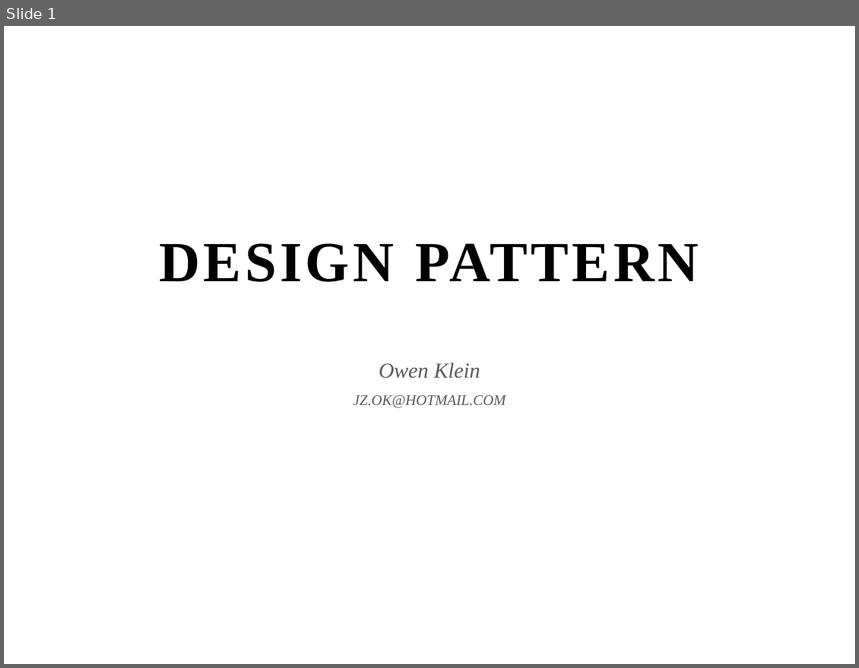
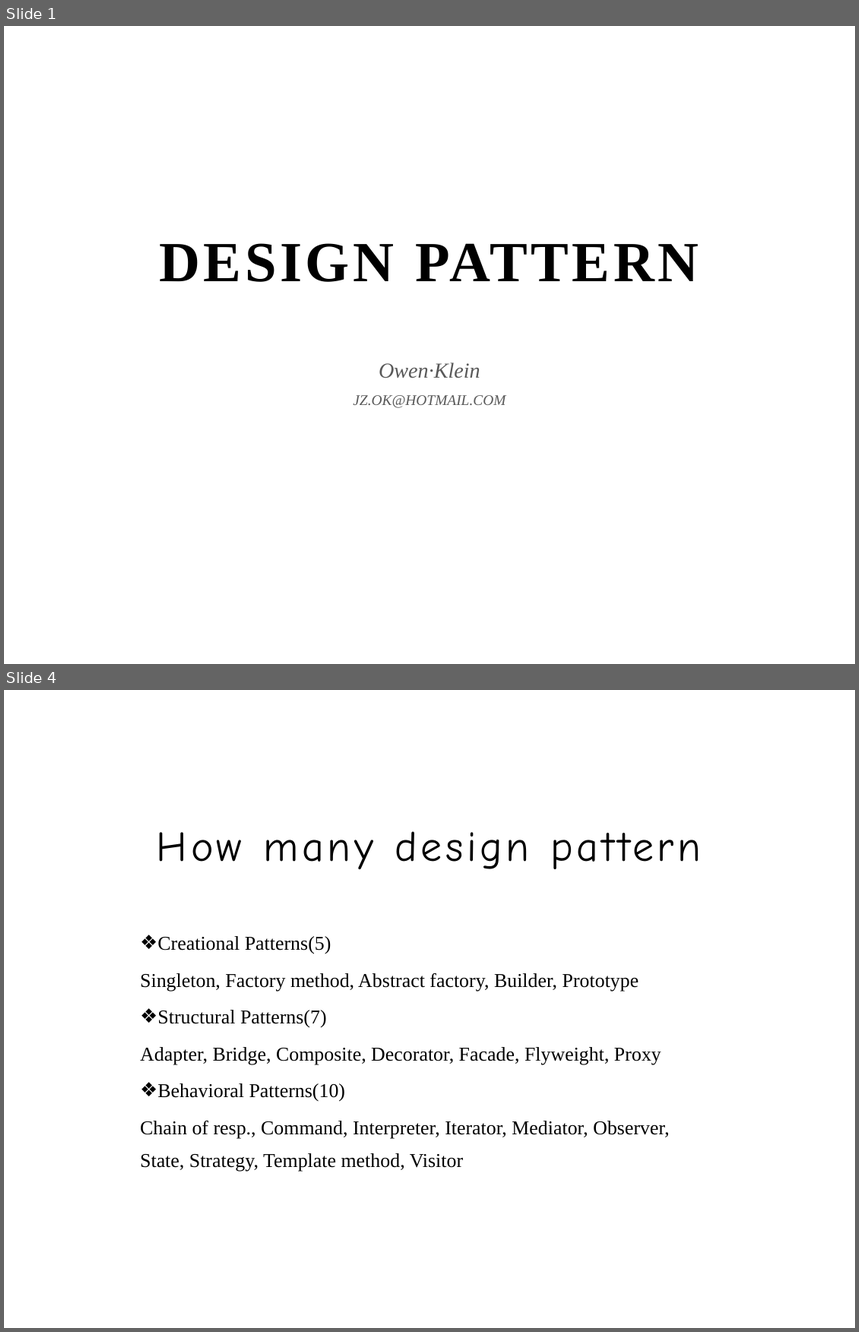
Before and after one commit to JzInGit/Document, a slide deck: PPT/Design Pattern.pptx. Shown one above the other, each under a label of ours: slide 1 before the commit, slides 1 and 4 after it; the slides between them are not shown. The pictures are 859x668 and 859x1332 pixels, drawn with LibreOffice and Linux fonts; fonts in the diff are those of the drawing; background and template pictures are left out. Boxes give left, top, right and bottom in pixels: in the first picture for what was removed or moved away, otherwise in the second. Text is boxed around its words. In the diff, an @@ line names an element or a change of style, - is before the commit and + after.

Commit message:
N/A

```diff
--- a/PPT/Design Pattern.pptx
+++ b/PPT/Design Pattern.pptx
@@ slide 4 added at bbox=[4, 690, 855, 1328], background picture (left out) @@
@@ title added at bbox=[157, 831, 702, 869], 36 pt, text #000000 @@
+How many design pattern
@@ text added at bbox=[140, 936, 669, 1172], 16.6 pt, text #000000 @@
+❖ Creational Patterns(5)
+Singleton, Factory method, Abstract factory, Builder, Prototype
+❖ Structural Patterns(7)
+Adapter, Bridge, Composite, Decorator, Facade, Flyweight, Proxy
+❖ Behavioral Patterns(10)
+Chain of resp., Command, Interpreter, Iterator, Mediator, Observer, State, Strategy, Template method, Visitor
@@ slide 1 changed as well @@
@@ subtitle at bbox=[379, 363, 481, 379]: text changed @@
-Owen Klein
+Owen∙Klein
```
Also in this commit, not shown: 1 other slide changed, 2 other slides added.
